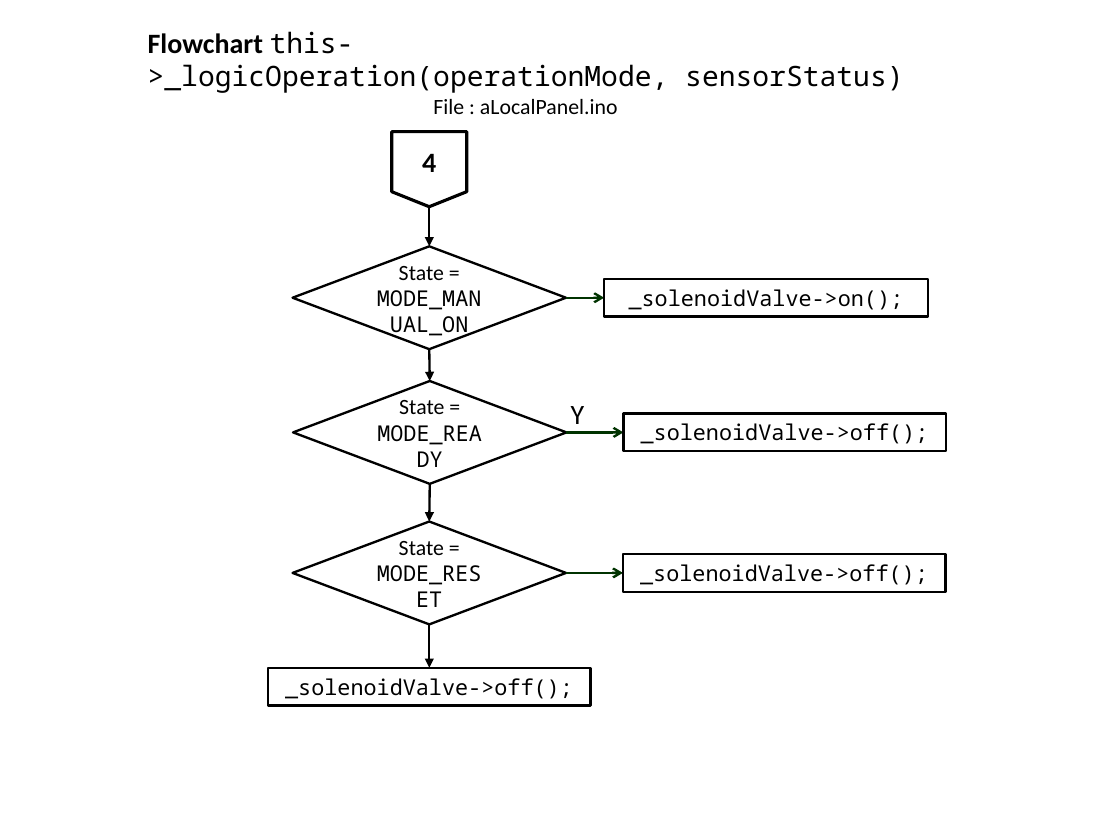
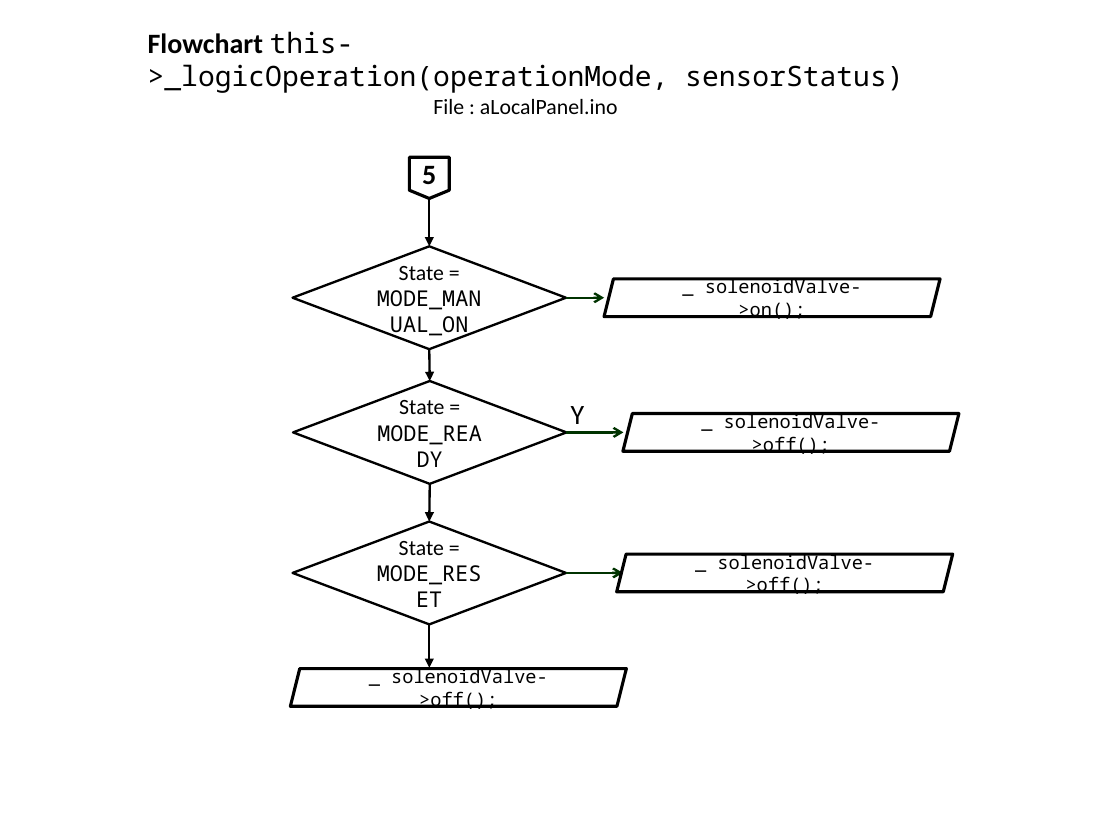
Before and after one commit to slametsampon/WFPS, a slide deck: slide 14 of resources/WFPS.pptx (slide 13 before the commit). Drawn at 1120x840 pixels with LibreOffice and Linux fonts; fonts in the diff are those of the drawing; background and template pictures are left out. Boxes give left, top, right and bottom in pixels: in the first picture for what was removed or moved away, otherwise in the second. Text is boxed around its words. In the diff, an @@ line names an element or a change of style, - is before the commit and + after.

```diff
--- a/resources/WFPS.pptx
+++ b/resources/WFPS.pptx
@@ flow chart offpage connector "5": place and size @@
-flow chart offpage connector "5" at box(392, 132, 467, 207)
+flow chart offpage connector "5" at box(409, 157, 449, 198)
@@ text in flow chart offpage connector at box(422, 166, 436, 184): text changed @@
-4
+5
@@ arrow moved from (429, 207) - (429, 246) to (429, 198) - (429, 246) @@
@@ parallelogram "_ solenoidValve- >on();": place and size @@
-parallelogram "_ solenoidValve- >on();" at box(604, 279, 928, 317)
+parallelogram "_ solenoidValve- >on();" at box(604, 279, 940, 317)
@@ text in parallelogram at box(705, 277, 862, 319): text changed; size 14 to 12 pt @@
-_solenoidValve->on();
+_ solenoidValve- >on();
@@ parallelogram "_ solenoidValve- >off();": place and size @@
-parallelogram "_ solenoidValve- >off();" at box(624, 413, 946, 451)
+parallelogram "_ solenoidValve- >off();" at box(623, 413, 959, 451)
@@ text in parallelogram at box(724, 412, 881, 454): text changed; size 14 to 12 pt @@
-_solenoidValve->off();
+_ solenoidValve- >off();
@@ parallelogram "_ solenoidValve- >off();": place and size @@
-parallelogram "_ solenoidValve- >off();" at box(623, 554, 945, 592)
+parallelogram "_ solenoidValve- >off();" at box(617, 554, 953, 592)
@@ text in parallelogram at box(717, 552, 874, 594): text changed; size 14 to 12 pt @@
-_solenoidValve->off();
+_ solenoidValve- >off();
@@ vertical alignment top to middle; rectangle to parallelogram; outline #000000 1.5 pt to #000000 2 pt in 4 elements at box(604, 279, 940, 317), box(617, 554, 953, 592), box(623, 413, 959, 451), box(290, 669, 626, 707) @@
@@ parallelogram "_ solenoidValve- >off();": place and size @@
-parallelogram "_ solenoidValve- >off();" at box(268, 668, 590, 706)
+parallelogram "_ solenoidValve- >off();" at box(290, 669, 626, 707)
@@ text in parallelogram at box(391, 666, 548, 709): text changed; size 14 to 12 pt @@
-_solenoidValve->off();
+_ solenoidValve- >off();
```
Also in this commit, not shown: 4 other slides changed, 1 slide added.
